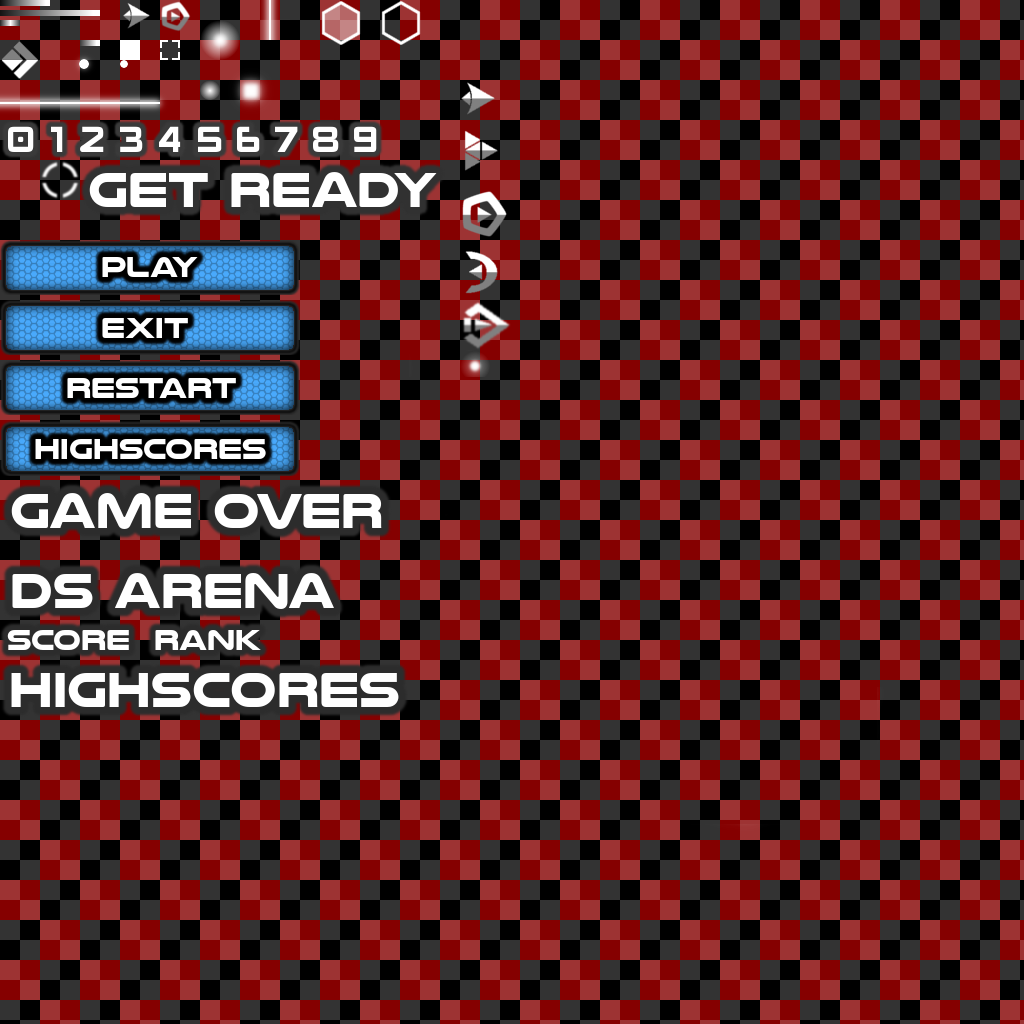
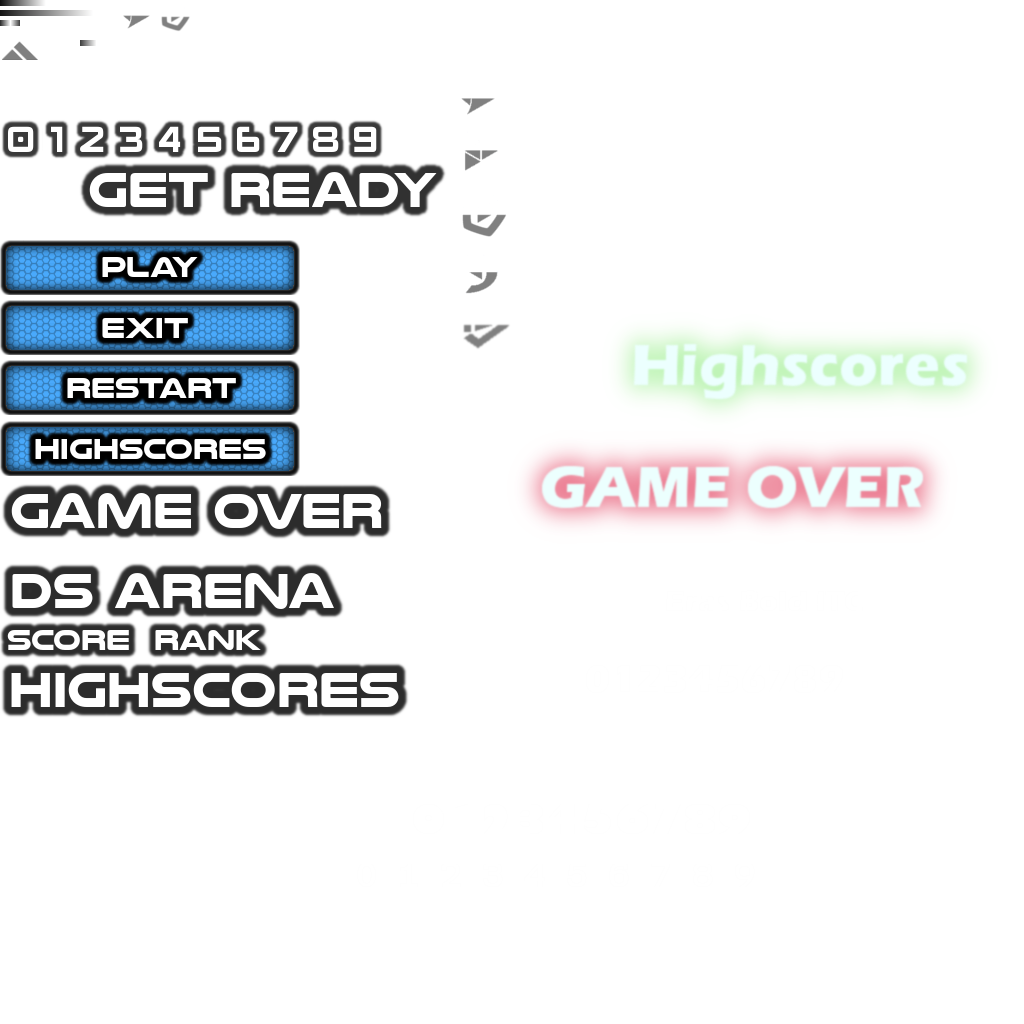
Layers edited between the first and the second w=1024, h=1024 image:
added layer "0 1 2 3 4 5 6 7 8 9" above "0123456789" over [357, 864, 755, 887]
added layer "0123456789" above "0123456789 #1" over [413, 804, 750, 834]
added layer "0123456789 #1" above "Eras Bold ITC" over [586, 665, 843, 693]
added layer "Eras Bold ITC" above "Ebene #8" over [666, 590, 863, 611]
added layer "Ebene #9" above "GAME OVER" over [540, 464, 925, 510]
added layer "Highscores" above "Alien Glow #1" over [632, 342, 969, 401]
added layer "Alien Glow #1" (40%) above "Alien Glow" over [598, 308, 1002, 435]
added layer "Alien Glow" (70%) above "Ebene #6" over [507, 430, 958, 544]
hid "Ebene #17" over [0, 0, 1024, 1024]
